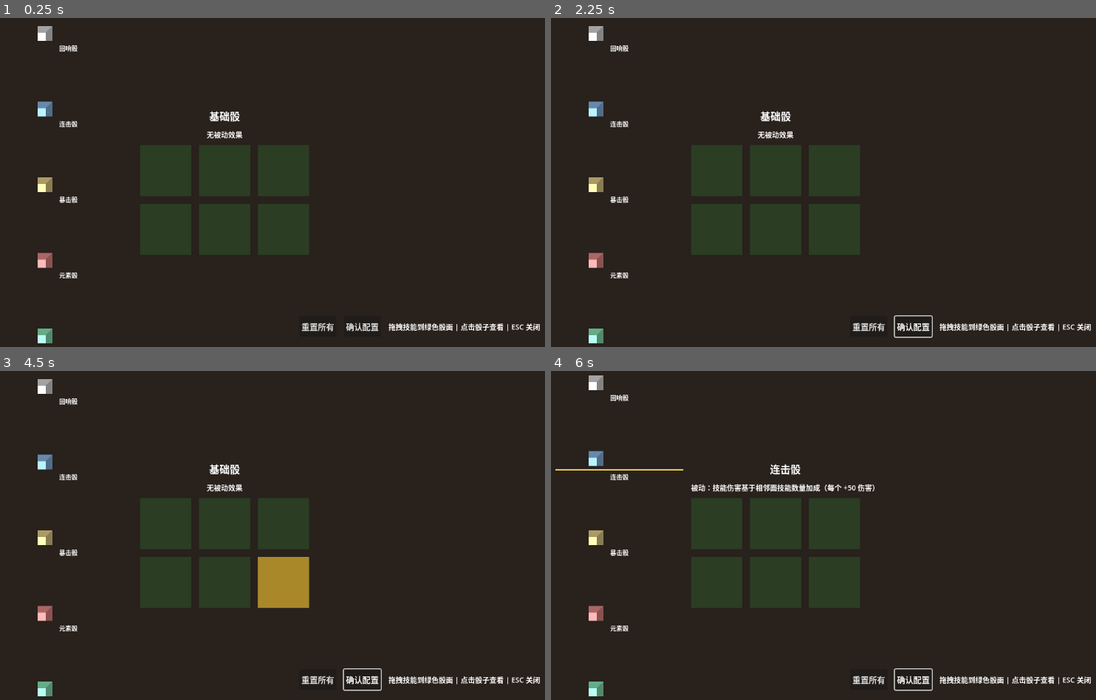
Above: before the commit, frames 1-4 (two rows, left to right).
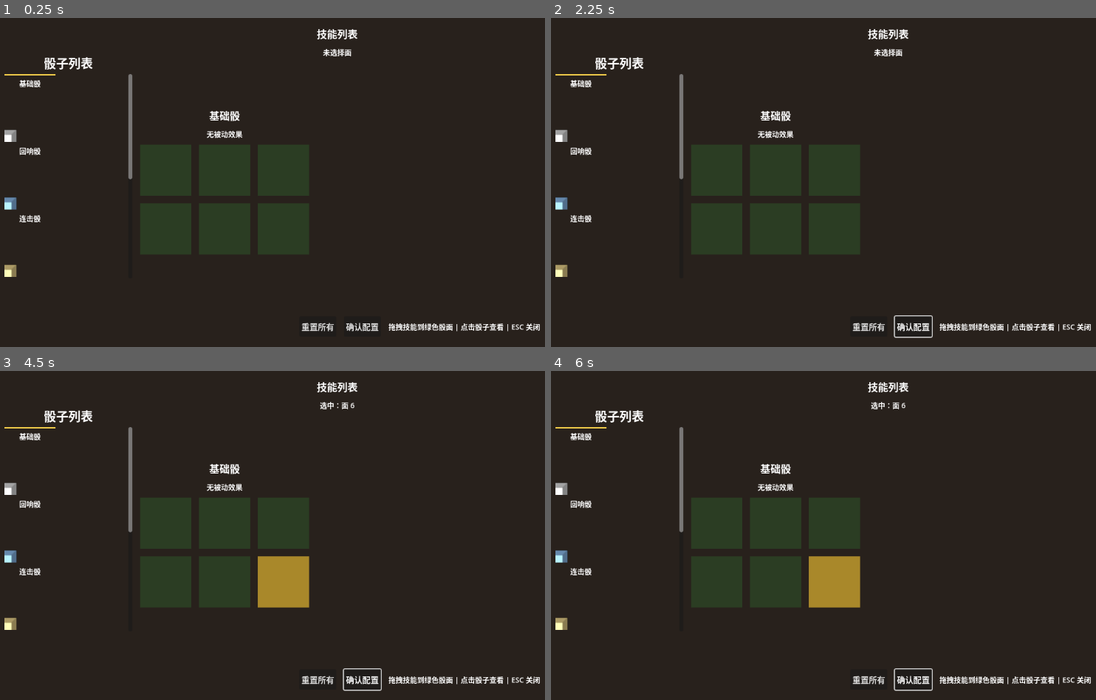
Above: after the commit, the same moments.

Repository: Beezui/trae_godot_dice
Game: Godot game, scene res://scenes/ui/skill_equip_ui_new.tscn
Same seed, same stepped clock (60 frames per second), same inputs: the game is played once before the commit and once after it. This scene is started directly instead of the project's main scene.
Inputs (mouse positions are in pixels of both pictures, inside the frame that each line leads up to):
- Up to frame 1 (0.25 s): no input
- Up to frame 2 (2.25 s): click "重置所有" at 0.5 s; click "确认配置" at 1.25 s; tap Enter (ui_accept) at 2 s; move the mouse to (970, 166) at 2.02 s; hold Up (ui_up) from 2.03 s (still down); tap 1 at 2.1 s; click (970, 166) at 2.17 s
- Up to frame 3 (4.5 s): tap Enter (ui_accept) at 2.27, 2.75, 3.5, 4.25 s; release Up (ui_up) at 2.75 s; drag from (168, 551) to (261, 601) at 2.77 s; move the mouse to (348, 463) at 3.52 s; hold Up (ui_up) 3.53-4.25 s; tap 3 at 3.6 s; click (348, 463) at 3.67 s; drag from (261, 601) to (114, 486) at 4.27 s
- Up to frame 4 (6 s): tap Enter (ui_accept) at 5, 5.27, 5.75 s; move the mouse to (1019, 584) at 5.02 s; hold A 5.03-5.75 s; tap 5 at 5.1 s; click (1019, 584) at 5.17 s; drag from (665, 486) to (752, 449) at 5.77 s

The runs differ from the first frame. In frame 1, 2.2% of the frame differs, in the area x 0-66%, y 2-99%; in frame 2, 2.2%; in frame 3, 2.3%; in frame 4, 4.3%, in the area x 0-66%, y 1-99%.

Commit message:
fix: 修复 DiceListScroll 容器尺寸 0x0 问题，恢复 3D 骰子显示
- 移除 layout_mode = 2（空内容时尺寸 0x0，覆盖 custom_minimum_size）
- 改用 custom_minimum_size = Vector2(250, 400) 确保 ScrollContainer 可见
- 使用 SubViewportContainer 包裹 SubViewport，支持嵌套在 ScrollContainer 中
- 清理所有调试日志和 DebugTestLabel 节点
- 更新开发进度文档记录正确根因

Diff:
--- a/scenes/ui/skill_equip_ui_new.gd
+++ b/scenes/ui/skill_equip_ui_new.gd
@@ -29,21 +29,17 @@
 
 func _ready():
 	# 节点引用
-	dice_list_container = $MainContainer/LeftPanel/DiceListContainer as VBoxContainer
+	dice_list_container = $MainContainer/LeftPanel/DiceListScroll/DiceListContainer as VBoxContainer
+	if not dice_list_container:
+		push_error("【技能穿戴 UI】dice_list_container 未找到！")
+		print_tree()
+		return
+
 	dice_info_label = $MainContainer/CenterPanel/DiceInfoLabel as Label
 	effect_label = $MainContainer/CenterPanel/EffectLabel as Label
 	skill_grid_container = $MainContainer/RightPanel/SkillScrollContainer/SkillGridContainer as GridContainer
 	selected_face_label = $MainContainer/RightPanel/SelectedFaceLabel as Label
 	face_grid_container = $MainContainer/CenterPanel/FaceGridContainer as VBoxContainer
-
-	if not face_grid_container:
-		push_error("【技能穿戴 UI】FaceGridContainer 未找到")
-		return
-
-	if not dice_list_container:
-		push_error("【技能穿戴 UI】dice_list_container 未找到！")
-		print_tree()
-		return
 
 	_init_face_slots()
 	_setup_ui()
@@ -100,11 +96,8 @@
 func _refresh_dice_list():
 	if not dice_list_container:
 		push_error("【技能穿戴 UI】dice_list_container 未初始化")
-		print("【技能穿戴 UI】调试：打印节点树")
 		print_tree()
 		return
-
-	print("【技能穿戴 UI】_refresh_dice_list() 开始, dice_list_container=", dice_list_container)
 
 	# 清理旧按钮和 viewport
 	for btn in dice_buttons.values():
@@ -117,7 +110,6 @@
 	dice_viewports.clear()
 
 	var all_ids = PlayerData.get_all_dice_instance_ids()
-	print("【技能穿戴 UI】骰子实例数 = ", all_ids.size(), ", ids = ", all_ids)
 	if all_ids.is_empty():
 		dice_info_label.text = "没有骰子数据"
 		return
@@ -125,17 +117,13 @@
 	# 创建骰子按钮（带 3D 预览）
 	for instance_id in all_ids:
 		var instance = PlayerData.get_dice_instance(instance_id)
-		print("【技能穿戴 UI】创建骰子按钮：", instance.get("name", "未知"))
 		var btn = _create_dice_button(instance_id, instance)
 		dice_list_container.add_child(btn)
 		dice_buttons[instance_id] = btn
-	print("【技能穿戴 UI】DiceListContainer 子节点数 = ", dice_list_container.get_child_count())
 
 	# 默认选中第一个骰子
 	if selected_instance_id == -1 and all_ids.size() > 0:
-		var first_id = all_ids[0]
-		selected_instance_id = first_id
-		print("【技能穿戴 UI】默认选中第一个骰子：", first_id)
+		selected_instance_id = all_ids[0]
 
 	_update_dice_selection_highlight()
 	_refresh_center_panel()
@@ -149,13 +137,12 @@
 	container.size_flags_vertical = Control.SIZE_FILL
 	container.add_theme_constant_override("separation", 4)
 
-	# 按钮标签
+	# 名称标签
 	var label = Label.new()
 	label.text = instance.get("name", "未知骰子")
 	label.horizontal_alignment = HORIZONTAL_ALIGNMENT_CENTER
-	label.add_theme_font_size_override("font_size", 12)
+	label.add_theme_font_size_override("font_size", 14)
 	label.size_flags_horizontal = Control.SIZE_EXPAND_FILL
-	label.mouse_filter = Control.MOUSE_FILTER_PASS
 	container.add_child(label)
 
 	# 创建 SubViewport（渲染 3D 内容）
@@ -167,27 +154,30 @@
 	viewport.render_target_update_mode = SubViewport.UPDATE_ALWAYS
 	viewport.render_target_clear_mode = SubViewport.CLEAR_MODE_ALWAYS
 
-	# 创建 3D 骰子场景（添加到 Viewport）
+	# 创建 3D 骰子场景
 	_create_dice_3d_viewport(instance_id, viewport)
 
-	# 使用 TextureRect 显示 Viewport 内容
-	var viewport_texture = TextureRect.new()
-	viewport_texture.name = "DiceViewportTexture"
-	viewport_texture.custom_minimum_size = Vector2(80, 80)
-	viewport_texture.size_flags_horizontal = Control.SIZE_EXPAND_FILL
-	viewport_texture.size_flags_vertical = Control.SIZE_EXPAND_FILL
-	viewport_texture.stretch_mode = TextureRect.STRETCH_KEEP_ASPECT_CENTERED
-	viewport_texture.texture = viewport.get_texture()
-	viewport_texture.mouse_filter = Control.MOUSE_FILTER_PASS
-
-	# 添加 viewport 和纹理到容器
-	container.add_child(viewport)
-	container.add_child(viewport_texture)
+	# 使用 SubViewportContainer 包裹 SubViewport
+	var sv_container = SubViewportContainer.new()
+	sv_container.name = "DiceSubViewportContainer"
+	sv_container.custom_minimum_size = Vector2(100, 100)
+	sv_container.size_flags_horizontal = Control.SIZE_EXPAND_FILL
+	sv_container.size_flags_vertical = Control.SIZE_EXPAND_FILL
+	sv_container.stretch = true
+	sv_container.stretch_shrink = 2
+	sv_container.mouse_filter = Control.MOUSE_FILTER_STOP
+	sv_container.add_child(viewport)
+
+	container.add_child(sv_container)
 
 	dice_viewports[instance_id] = viewport
 
-	# 容器自身接收点击
+	# 容器接收点击
 	container.gui_input.connect(func(event: InputEvent):
+		if event is InputEventMouseButton and event.pressed and event.button_index == MOUSE_BUTTON_LEFT:
+			_on_dice_button_pressed(instance_id)
+	)
+	sv_container.gui_input.connect(func(event: InputEvent):
 		if event is InputEventMouseButton and event.pressed and event.button_index == MOUSE_BUTTON_LEFT:
 			_on_dice_button_pressed(instance_id)
 	)
@@ -382,8 +372,6 @@
 		push_error("【技能穿戴 UI】skill_grid_container 未初始化")
 		return
 
-	print("【技能穿戴 UI】_refresh_skill_list() 开始")
-
 	# 清理旧按钮
 	for btn in skill_buttons.values():
 		if btn and is_instance_valid(btn):
@@ -391,7 +379,6 @@
 	skill_buttons.clear()
 
 	var unlocked = PlayerData.get_all_unlocked_skills()
-	print("【技能穿戴 UI】已解锁技能数 = ", unlocked.size(), ", skills = ", unlocked)
 	if unlocked.is_empty():
 		var label = Label.new()
 		label.text = "暂无已解锁技能"
@@ -403,16 +390,9 @@
 	var skill_reader = preload("res://scripts/skill_csv_reader.gd").new()
 	for skill_id in unlocked:
 		var sid = str(skill_id)
-		var skill_data = skill_reader.get_skill(sid)
-		var skill_name = skill_data.get("name", "未知技能")
-		var icon_id = skill_data.get("icon", "")
-		print("【技能穿戴 UI】创建技能按钮：ID=", sid, " 名称=", skill_name, " icon_id=", icon_id)
-
 		var btn = _create_skill_button(sid)
 		skill_grid_container.add_child(btn)
 		skill_buttons[sid] = btn
-
-	print("【技能穿戴 UI】SkillGridContainer 子节点数 = ", skill_grid_container.get_child_count())
 
 
 ## 创建技能按钮（支持拖拽）
@@ -424,13 +404,8 @@
 
 	# 加载技能图标
 	var icon_path = _get_skill_icon_path(skill_id)
-	print("【技能穿戴 UI】技能图标路径：", icon_path)
 	if icon_path and FileAccess.file_exists(icon_path):
-		var tex = load(icon_path)
-		print("【技能穿戴 UI】技能纹理加载：", tex)
-		texture_rect.texture = tex
-	else:
-		print("【技能穿戴 UI】技能纹理加载失败：", icon_path, " 文件存在=", FileAccess.file_exists(icon_path) if icon_path else false)
+		texture_rect.texture = load(icon_path)
 
 	texture_rect.tooltip_text = "%s\n(ID: %s)\n点击或拖拽到骰面配置" % [_get_skill_name(skill_id), skill_id]
 
@@ -511,7 +486,6 @@
 
 	# 分配技能
 	PlayerData.assign_skill_to_face(selected_instance_id, slot_index, skill_id)
-	print("【技能穿戴】拖拽配置：实例=%d 面=%d 技能=%s" % [selected_instance_id, slot_index, skill_id])
 
 	# 刷新 UI
 	_refresh_face_slots(PlayerData.get_dice_instance(selected_instance_id))
@@ -522,13 +496,11 @@
 func _on_face_slot_gui_input(event: InputEvent, face_index: int):
 	if event is InputEventMouseButton and event.pressed and event.button_index == MOUSE_BUTTON_LEFT:
 		if selected_instance_id == -1:
-			print("【技能穿戴】请先选择一个骰子")
 			return
 
 		# 选中面
 		selected_face_index = face_index
 		selected_face_label.text = "选中：面 %d" % (face_index + 1)
-		print("【技能穿戴】选中面：", face_index + 1)
 
 		# 刷新高亮
 		_refresh_face_slots(PlayerData.get_dice_instance(selected_instance_id))
@@ -538,16 +510,13 @@
 func _on_skill_button_gui_input(event: InputEvent, skill_id: String):
 	if event is InputEventMouseButton and event.pressed and event.button_index == MOUSE_BUTTON_LEFT:
 		if selected_instance_id == -1:
-			print("【技能穿戴】请先选择一个骰子")
 			return
 
 		if selected_face_index == -1:
-			print("【技能穿戴】请先选择一个骰子面")
 			return
 
 		# 分配技能
 		PlayerData.assign_skill_to_face(selected_instance_id, selected_face_index, skill_id)
-		print("【技能穿戴】点击配置：实例=%d 面=%d 技能=%s" % [selected_instance_id, selected_face_index, skill_id])
 
 		# 刷新 UI
 		_refresh_face_slots(PlayerData.get_dice_instance(selected_instance_id))
@@ -590,14 +559,12 @@
 	for i in range(6):
 		PlayerData.assign_skill_to_face(selected_instance_id, i, "0")
 
-	print("【技能穿戴】重置骰子：instance_id=", selected_instance_id)
 	_refresh_face_slots(PlayerData.get_dice_instance(selected_instance_id))
 	_refresh_dice_list()
 
 
 ## 确认按钮
 func _on_confirm_pressed():
-	print("【技能穿戴】确认配置")
 	on_equip_confirmed.emit()
 
 
--- a/scenes/ui/skill_equip_ui_new.tscn
+++ b/scenes/ui/skill_equip_ui_new.tscn
@@ -1,8 +1,8 @@
-[gd_scene format=3 uid="uid://skill_equip_ui_new"]
+[gd_scene format=3 uid="uid://clctyrvuacn0c"]
 
-[ext_resource type="Script" path="res://scenes/ui/skill_equip_ui_new.gd" id="1_script"]
+[ext_resource type="Script" uid="uid://be5tdxg8xn7vx" path="res://scenes/ui/skill_equip_ui_new.gd" id="1_script"]
 
-[node name="SkillEquipUINew" type="Control"]
+[node name="SkillEquipUINew" type="Control" unique_id=304899141]
 layout_mode = 3
 anchors_preset = 15
 anchor_right = 1.0
@@ -11,7 +11,7 @@
 grow_vertical = 2
 script = ExtResource("1_script")
 
-[node name="Background" type="ColorRect" parent="."]
+[node name="Background" type="ColorRect" parent="." unique_id=64073993]
 layout_mode = 0
 anchor_right = 1.0
 anchor_bottom = 1.0
@@ -19,165 +19,168 @@
 grow_vertical = 2
 color = Color(0.15, 0.12, 0.1, 0.95)
 
-[node name="MainContainer" type="HBoxContainer" parent="."]
+[node name="MainContainer" type="HBoxContainer" parent="." unique_id=128167125]
 layout_mode = 0
 anchor_right = 1.0
 anchor_bottom = 1.0
-grow_horizontal = 2
-grow_vertical = 2
-theme_override_constants/separation = 15
 offset_left = 20.0
 offset_top = 20.0
 offset_right = -20.0
 offset_bottom = -20.0
+grow_horizontal = 2
+grow_vertical = 2
+theme_override_constants/separation = 15
 
-[node name="LeftPanel" type="VBoxContainer" parent="MainContainer"]
-layout_mode = 2
-custom_minimum_size = Vector2(250, 300)
+[node name="LeftPanel" type="VBoxContainer" parent="MainContainer" unique_id=1875600336]
+custom_minimum_size = Vector2(250, 500)
 size_flags_horizontal = 4
 size_flags_vertical = 4
 
-[node name="TitleLabel" type="Label" parent="MainContainer/LeftPanel"]
-layout_mode = 2
+[node name="TitleLabel" type="Label" parent="MainContainer/LeftPanel" unique_id=1006989589]
 theme_override_font_sizes/font_size = 24
 text = "骰子列表"
 horizontal_alignment = 1
 
-[node name="DiceListContainer" type="VBoxContainer" parent="MainContainer/LeftPanel"]
-layout_mode = 2
+[node name="DiceListScroll" type="ScrollContainer" parent="MainContainer/LeftPanel" unique_id=264645242]
+custom_minimum_size = Vector2(250, 400)
+size_flags_horizontal = 4
+size_flags_vertical = 5
+
+[node name="DiceListContainer" type="VBoxContainer" parent="MainContainer/LeftPanel/DiceListScroll" unique_id=21762632]
+size_flags_horizontal = 4
+size_flags_vertical = 4
 theme_override_constants/separation = 6
-size_flags_vertical = 4
 
-[node name="CenterPanel" type="VBoxContainer" parent="MainContainer"]
+[node name="CenterPanel" type="VBoxContainer" parent="MainContainer" unique_id=1397908733]
 layout_mode = 2
 size_flags_horizontal = 4
 size_flags_vertical = 4
 theme_override_constants/separation = 10
 
-[node name="DiceInfoLabel" type="Label" parent="MainContainer/CenterPanel"]
+[node name="DiceInfoLabel" type="Label" parent="MainContainer/CenterPanel" unique_id=372428519]
 layout_mode = 2
 theme_override_font_sizes/font_size = 20
 text = "选择一个骰子"
 horizontal_alignment = 1
 
-[node name="EffectLabel" type="Label" parent="MainContainer/CenterPanel"]
+[node name="EffectLabel" type="Label" parent="MainContainer/CenterPanel" unique_id=1770272402]
 layout_mode = 2
 theme_override_font_sizes/font_size = 14
 horizontal_alignment = 1
 
-[node name="FaceGridContainer" type="VBoxContainer" parent="MainContainer/CenterPanel"]
+[node name="FaceGridContainer" type="VBoxContainer" parent="MainContainer/CenterPanel" unique_id=1766866796]
 layout_mode = 2
-theme_override_constants/separation = 15
 size_flags_horizontal = 5
 size_flags_vertical = 5
+theme_override_constants/separation = 15
 
-[node name="TopRow" type="HBoxContainer" parent="MainContainer/CenterPanel/FaceGridContainer"]
+[node name="TopRow" type="HBoxContainer" parent="MainContainer/CenterPanel/FaceGridContainer" unique_id=1392369700]
 layout_mode = 2
+size_flags_horizontal = 5
 theme_override_constants/separation = 15
-size_flags_horizontal = 5
 
-[node name="FaceSlot_0" type="ColorRect" parent="MainContainer/CenterPanel/FaceGridContainer/TopRow"]
+[node name="FaceSlot_0" type="ColorRect" parent="MainContainer/CenterPanel/FaceGridContainer/TopRow" unique_id=1454797779]
+custom_minimum_size = Vector2(100, 100)
 layout_mode = 2
-custom_minimum_size = Vector2(100, 100)
 size_flags_horizontal = 5
 size_flags_vertical = 5
 color = Color(0.2, 0.5, 0.2, 0.3)
 
-[node name="FaceSlot_1" type="ColorRect" parent="MainContainer/CenterPanel/FaceGridContainer/TopRow"]
+[node name="FaceSlot_1" type="ColorRect" parent="MainContainer/CenterPanel/FaceGridContainer/TopRow" unique_id=1782582522]
+custom_minimum_size = Vector2(100, 100)
 layout_mode = 2
-custom_minimum_size = Vector2(100, 100)
 size_flags_horizontal = 5
 size_flags_vertical = 5
 color = Color(0.2, 0.5, 0.2, 0.3)
 
-[node name="FaceSlot_2" type="ColorRect" parent="MainContainer/CenterPanel/FaceGridContainer/TopRow"]
+[node name="FaceSlot_2" type="ColorRect" parent="MainContainer/CenterPanel/FaceGridContainer/TopRow" unique_id=1105244402]
+custom_minimum_size = Vector2(100, 100)
 layout_mode = 2
-custom_minimum_size = Vector2(100, 100)
 size_flags_horizontal = 5
 size_flags_vertical = 5
 color = Color(0.2, 0.5, 0.2, 0.3)
 
-[node name="BottomRow" type="HBoxContainer" parent="MainContainer/CenterPanel/FaceGridContainer"]
+[node name="BottomRow" type="HBoxContainer" parent="MainContainer/CenterPanel/FaceGridContainer" unique_id=1531228868]
 layout_mode = 2
+size_flags_horizontal = 5
 theme_override_constants/separation = 15
-size_flags_horizontal = 5
 
-[node name="FaceSlot_3" type="ColorRect" parent="MainContainer/CenterPanel/FaceGridContainer/BottomRow"]
+[node name="FaceSlot_3" type="ColorRect" parent="MainContainer/CenterPanel/FaceGridContainer/BottomRow" unique_id=1625322574]
+custom_minimum_size = Vector2(100, 100)
 layout_mode = 2
-custom_minimum_size = Vector2(100, 100)
 size_flags_horizontal = 5
 size_flags_vertical = 5
 color = Color(0.2, 0.5, 0.2, 0.3)
 
-[node name="FaceSlot_4" type="ColorRect" parent="MainContainer/CenterPanel/FaceGridContainer/BottomRow"]
+[node name="FaceSlot_4" type="ColorRect" parent="MainContainer/CenterPanel/FaceGridContainer/BottomRow" unique_id=1107478801]
+custom_minimum_size = Vector2(100, 100)
 layout_mode = 2
-custom_minimum_size = Vector2(100, 100)
 size_flags_horizontal = 5
 size_flags_vertical = 5
 color = Color(0.2, 0.5, 0.2, 0.3)
 
-[node name="FaceSlot_5" type="ColorRect" parent="MainContainer/CenterPanel/FaceGridContainer/BottomRow"]
+[node name="FaceSlot_5" type="ColorRect" parent="MainContainer/CenterPanel/FaceGridContainer/BottomRow" unique_id=885505864]
+custom_minimum_size = Vector2(100, 100)
 layout_mode = 2
-custom_minimum_size = Vector2(100, 100)
 size_flags_horizontal = 5
 size_flags_vertical = 5
 color = Color(0.2, 0.5, 0.2, 0.3)
 
-[node name="RightPanel" type="VBoxContainer" parent="MainContainer"]
+[node name="RightPanel" type="VBoxContainer" parent="MainContainer" unique_id=845354478]
 layout_mode = 2
 size_flags_horizontal = 5
 size_flags_vertical = 5
 theme_override_constants/separation = 10
 
-[node name="SkillTitleLabel" type="Label" parent="MainContainer/RightPanel"]
+[node name="SkillTitleLabel" type="Label" parent="MainContainer/RightPanel" unique_id=1810317090]
 layout_mode = 2
 theme_override_font_sizes/font_size = 20
 text = "技能列表"
 horizontal_alignment = 1
 
-[node name="SelectedFaceLabel" type="Label" parent="MainContainer/RightPanel"]
+[node name="SelectedFaceLabel" type="Label" parent="MainContainer/RightPanel" unique_id=1573592992]
 layout_mode = 2
 theme_override_font_sizes/font_size = 14
 text = "未选择面"
 horizontal_alignment = 1
 
-[node name="SkillScrollContainer" type="ScrollContainer" parent="MainContainer/RightPanel"]
+[node name="SkillScrollContainer" type="ScrollContainer" parent="MainContainer/RightPanel" unique_id=1229407616]
 layout_mode = 2
 size_flags_horizontal = 5
 size_flags_vertical = 5
 
-[node name="SkillGridContainer" type="GridContainer" parent="MainContainer/RightPanel/SkillScrollContainer"]
+[node name="SkillGridContainer" type="GridContainer" parent="MainContainer/RightPanel/SkillScrollContainer" unique_id=1473780463]
 layout_mode = 2
+size_flags_horizontal = 5
+size_flags_vertical = 5
 theme_override_constants/h_separation = 10
 theme_override_constants/v_separation = 10
 columns = 3
-size_flags_horizontal = 5
-size_flags_vertical = 5
 
-[node name="BottomBar" type="HBoxContainer" parent="."]
+[node name="BottomBar" type="HBoxContainer" parent="." unique_id=94416775]
 layout_mode = 0
 anchor_left = 0.5
 anchor_top = 1.0
 anchor_right = 1.0
 anchor_bottom = 1.0
-grow_horizontal = 2
 offset_left = 20.0
 offset_top = -60.0
 offset_right = -20.0
 offset_bottom = -20.0
+grow_horizontal = 2
 theme_override_constants/separation = 15
 
-[node name="ResetButton" type="Button" parent="BottomBar"]
+[node name="ResetButton" type="Button" parent="BottomBar" unique_id=917102380]
 layout_mode = 2
 size_flags_horizontal = 4
 text = "重置所有"
 
-[node name="ConfirmButton" type="Button" parent="BottomBar"]
+[node name="ConfirmButton" type="Button" parent="BottomBar" unique_id=915707763]
 layout_mode = 2
 size_flags_horizontal = 4
 text = "确认配置"
 
-[node name="HintLabel" type="Label" parent="BottomBar"]
+[node name="HintLabel" type="Label" parent="BottomBar" unique_id=1365096307]
 layout_mode = 2
 theme_override_font_sizes/font_size = 14
 text = "拖拽技能到绿色骰面 | 点击骰子查看 | ESC 关闭"
Not shown, changed: docs/开发文档/开发进度.md
